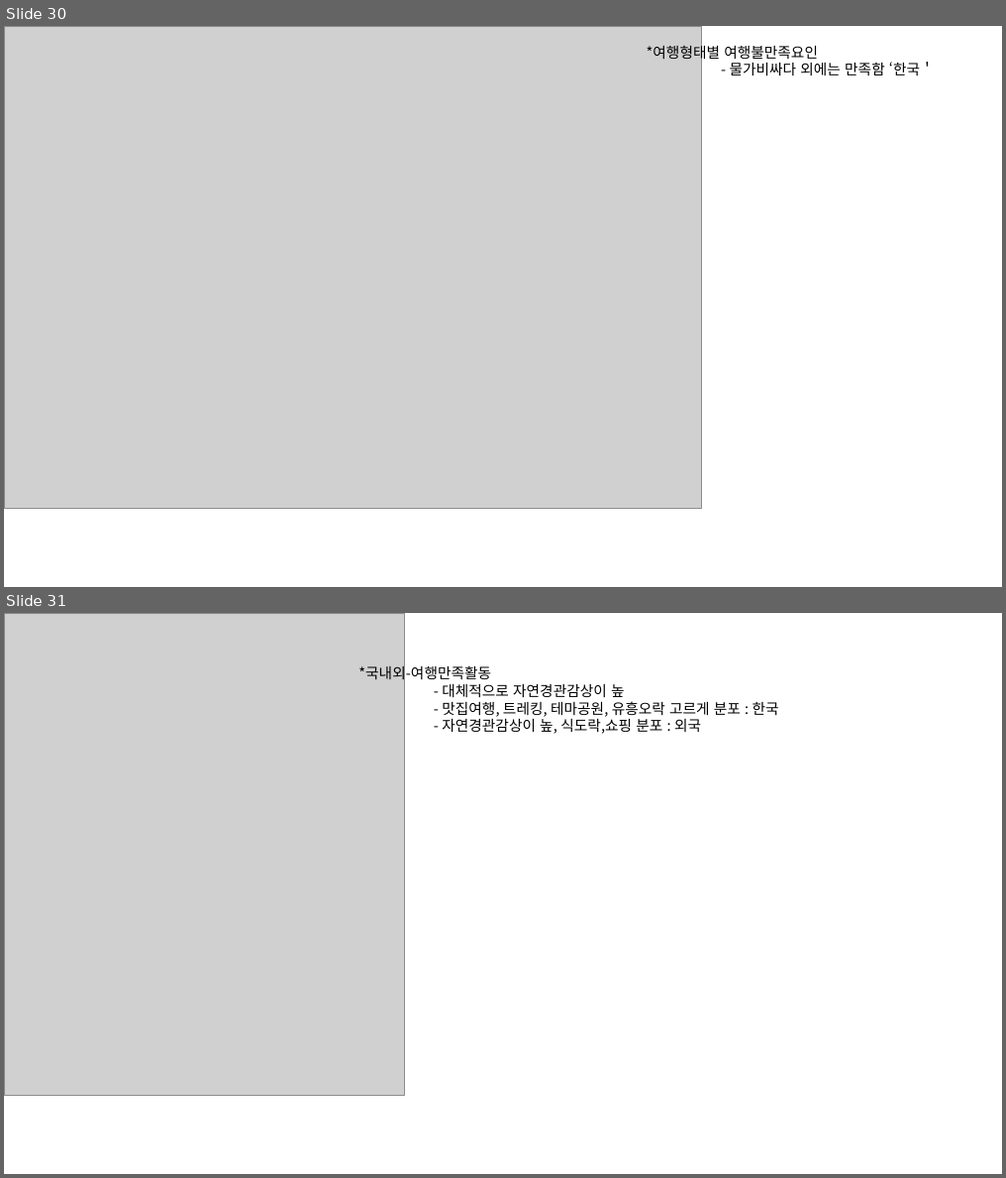
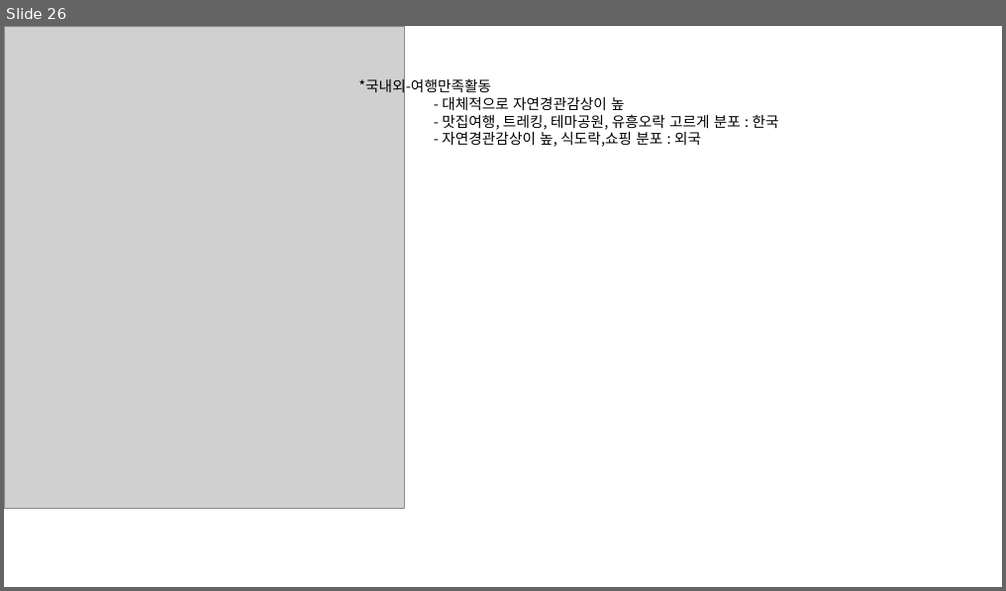
Before and after one commit to so-jeong0127/6-project, a slide deck: data/r 그래프.pptx. Shown one above the other, each under a label of ours: slides 30 and 31 before the commit, slide 26 after it. The pictures are 1006x1178 and 1006x591 pixels, drawn with LibreOffice and Linux fonts; fonts in the diff are those of the drawing; grey boxes stand for pictures. Boxes give left, top, right and bottom in pixels: in the first picture for what was removed or moved away, otherwise in the second. Text is boxed around its words. In the diff, an @@ line names an element or a change of style, - is before the commit and + after.

```diff
--- a/data/r 그래프.pptx
+++ b/data/r 그래프.pptx
@@ slide 30 removed at (4,26,1002,587), background #FFFFFF @@
@@ picture removed at (4,26,702,509) @@
@@ text removed at (647,43,935,76) @@
-*여행형태별 여행불만족요인
-- 물가비싸다 외에는 만족함 ‘한국＇
@@ what was slide 31 is now slide 26 @@
```
Also in this commit, not shown: 8 slides changed, 2 slides added, 6 other slides removed, 4 other files.
